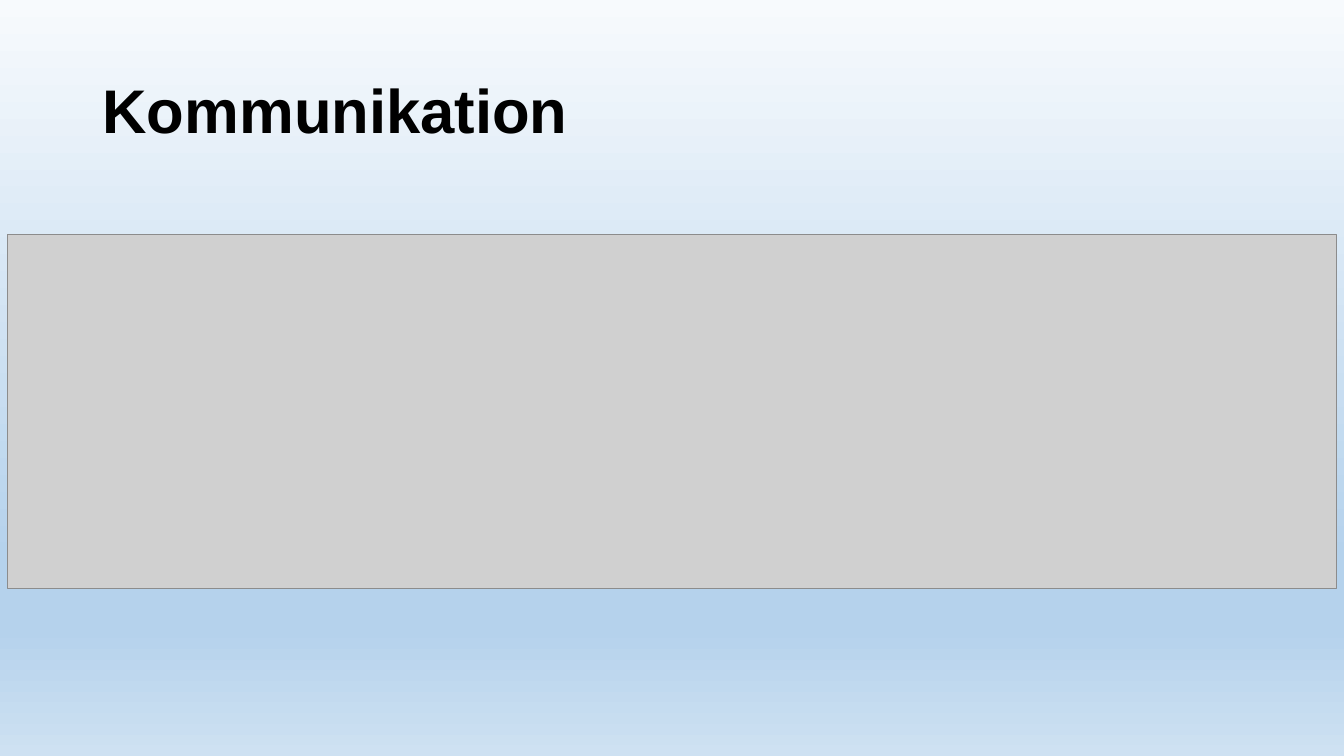
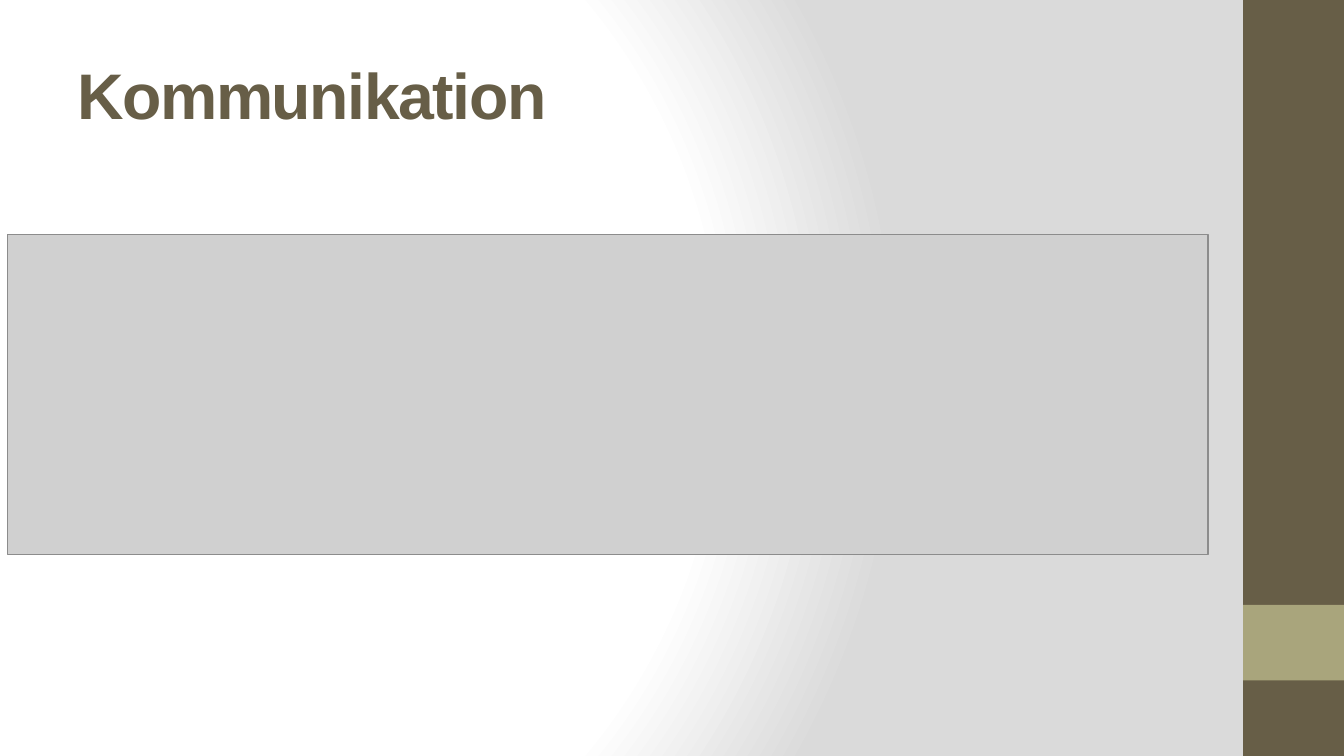
Before and after one commit to LeapMotionRobotTeam/Projekt-Roboter_mit_LeapMotion, a slide deck: slide 7 of Allgemeines/praesentation.pptx. Drawn at 1344x756 pixels with LibreOffice and Linux fonts; fonts in the diff are those of the drawing; grey boxes stand for pictures. Boxes give left, top, right and bottom in pixels: in the first picture for what was removed or moved away, otherwise in the second. Text is boxed around its words. In the diff, an @@ line names an element or a change of style, - is before the commit and + after.

```diff
--- a/Allgemeines/praesentation.pptx
+++ b/Allgemeines/praesentation.pptx
@@ background gradient #F7FAFD to #B5D2EC to #CEE1F2 to gradient #FFFFFF to #DADADA @@
@@ rectangle added at [1243, 0, 1344, 756], fill #675E47 @@
@@ title "Kommunikation": place and size @@
-title "Kommunikation" at [102, 88, 567, 134]
+title "Kommunikation" at [77, 72, 546, 120]
@@ title "Kommunikation" at [77, 72, 546, 120]: size 44 to 46 pt, text colour #000000 to #675E47, letter spacing 0 to -1 pt; line spacing 0.9 to 1 @@
@@ picture: place and size @@
-picture at [8, 235, 1337, 589]
+picture at [8, 235, 1209, 555]
@@ rectangle added at [1243, 605, 1344, 681], fill #A9A57C @@
```
Also in this commit, not shown: 13 other slides changed, 9 slides added.
